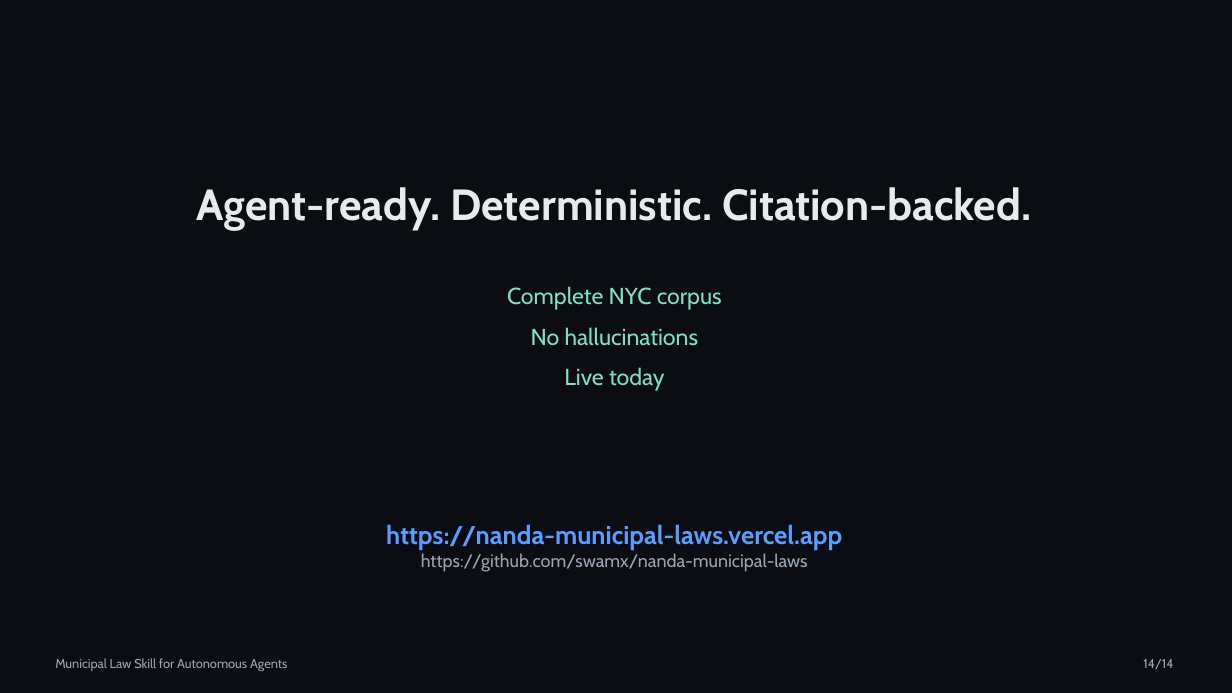
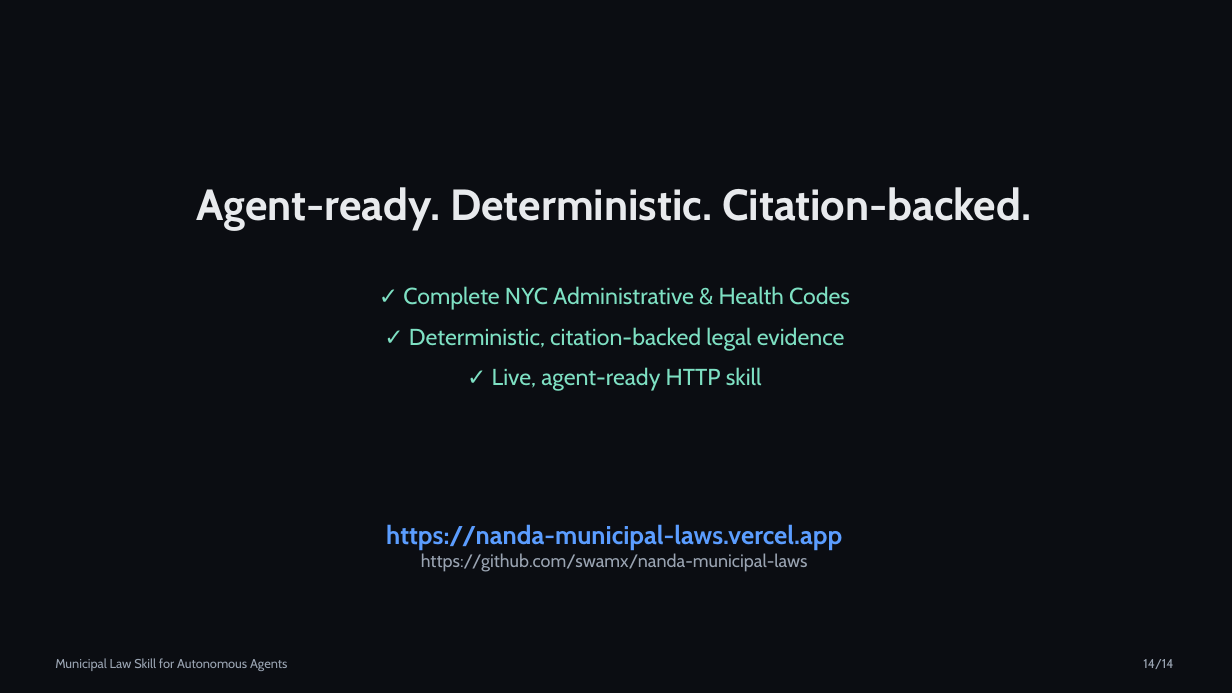
Before and after one commit to swamx/nanda-municipal-laws, a slide deck: slide 14 of docs/presentation/Municipal-Law-Skill.pptx. Drawn at 1232x693 pixels with LibreOffice and Linux fonts; fonts in the diff are those of the drawing. Boxes give left, top, right and bottom in pixels: in the first picture for what was removed or moved away, otherwise in the second. Text is boxed around its words. In the diff, an @@ line names an element or a change of style, - is before the commit and + after.

```diff
--- a/docs/presentation/Municipal-Law-Skill.pptx
+++ b/docs/presentation/Municipal-Law-Skill.pptx
@@ text at bbox=[403, 286, 850, 391]: text changed @@
-Complete NYC corpus
-No hallucinations
-Live today
+✓ Complete NYC Administrative & Health Codes
+✓ Deterministic, citation-backed legal evidence
+✓ Live, agent-ready HTTP skill
```
Also in this commit, not shown: 10 other slides changed, 9 other files.
